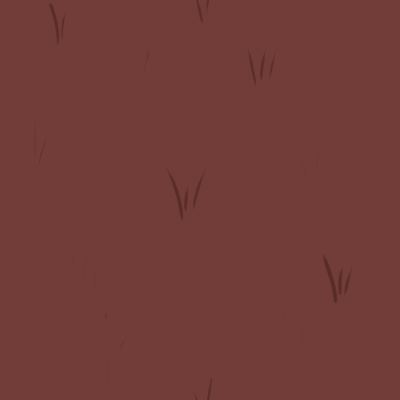
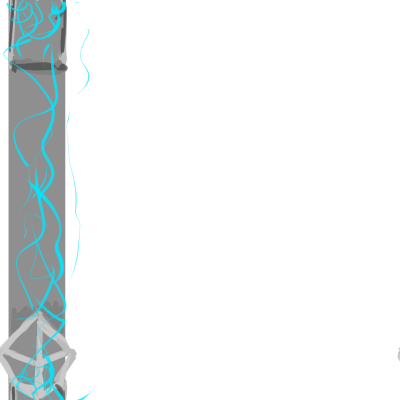
Layer changes from the first (400, 400) image to the second:
showed "Layer 11", painted on it over bbox(0, 0, 400, 400)
added layer "Layer 18" above "Layer 17" over bbox(0, 0, 400, 400)
added layer "Layer 17" above "Layer 8" over bbox(0, 0, 400, 400)
hid group "Layer 13" (2 layers) over bbox(0, 0, 400, 400)
painted on "Layer 2" over bbox(0, 0, 385, 400)
painted on "Layer 3" over bbox(0, 0, 400, 400)
